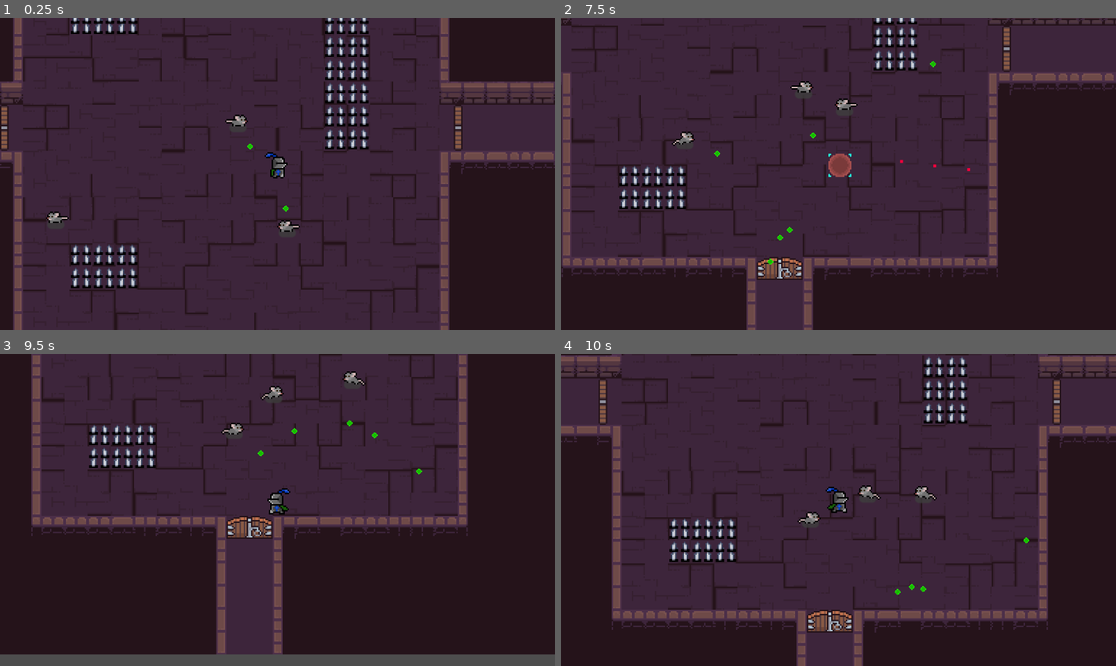
Above: before the commit, frames 1-4 (two rows, left to right).
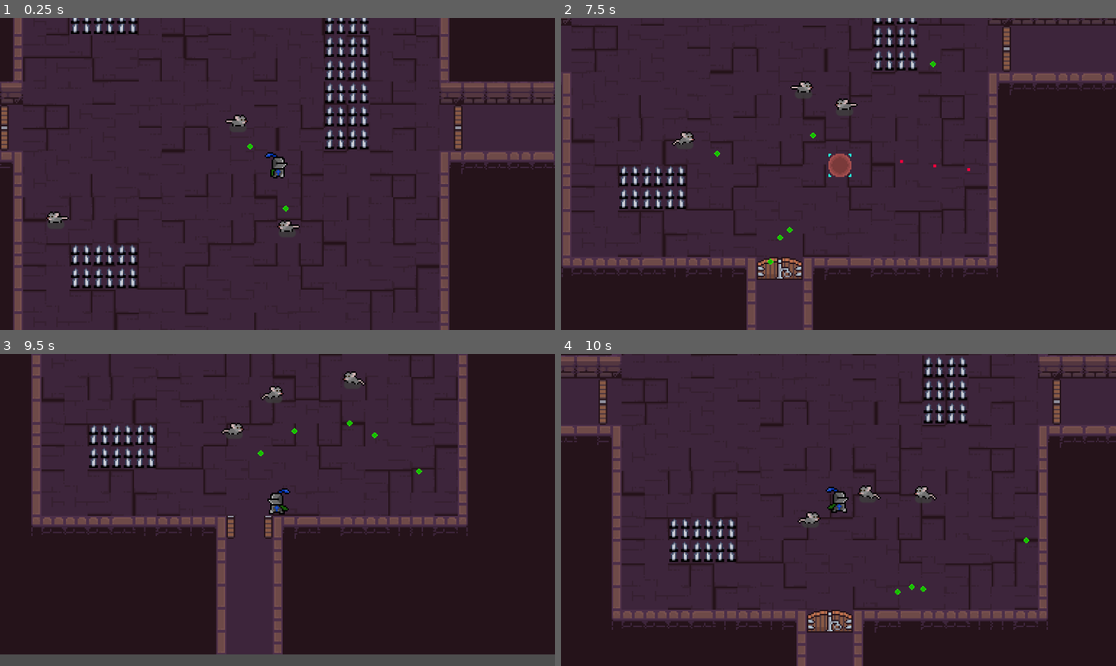
Above: after the commit, the same moments.

Repository: Mlee671/too-many-cats-
Game: Godot game, scene res://main/main.tscn
Same seed, same stepped clock (60 frames per second), same inputs: the game is played once before the commit and once after it.
Inputs (mouse positions are in pixels of both pictures, inside the frame that each line leads up to):
- Up to frame 1 (0.25 s): no input
- Up to frame 2 (7.5 s): move the mouse to (960, 158) at 0.52 s; hold Right (right) 0.53-1.28 s; tap Space (ability) every 2.25 s from 0.6 to 7.35 s; move the mouse to (727, 189) at 1.27 s; hold S (down) 1.28-2.03 s; right-click (727, 189) at 1.35 s; move the mouse to (894, 105) at 2.02 s; press the mouse at (894, 105) at 2.03 s; hold Right (right) 2.03-2.78 s; move the mouse to (810, 236) at 2.77 s; release the mouse at (810, 236) at 2.78 s; hold W (up) 2.78-3.53 s; move the mouse to (1005, 220) at 3.52 s; hold A (left) 3.53-5.03 s; right-click (1005, 220) at 3.6 s; move the mouse to (672, 127) at 4.27 s; click (672, 127) at 4.35 s; move the mouse to (866, 174) at 5.02 s; hold S (down) 5.03-5.78 s; move the mouse to (755, 96) at 5.77 s; hold Right (right) 5.78-6.53 s; right-click (755, 96) at 5.85 s; move the mouse to (960, 158) at 6.52 s; press the mouse at (960, 158) at 6.53 s; hold W (up) 6.53-7.28 s; move the mouse to (727, 189) at 7.27 s; release the mouse at (727, 189) at 7.28 s; hold Right (right) from 7.28 s (still down)
- Up to frame 3 (9.5 s): move the mouse to (333, 441) at 8.02 s; release Right (right) at 8.03 s; hold S (down) 8.03-8.78 s; right-click (333, 441) at 8.1 s; move the mouse to (249, 572) at 8.77 s; hold A (left) from 8.78 s (still down); click (249, 572) at 8.85 s
- Up to frame 4 (10 s): move the mouse to (1005, 556) at 9.52 s; release A (left) at 9.53 s; hold W (up) from 9.53 s (still down); tap Space (ability) at 9.6 s

Frames 1-2 are identical in both runs. In frame 3, 0.5% of the frame differs, in the area x 40-50%, y 51-60%; in frame 4, nothing differs.

Commit message:
Feat: bit scuffed but doors now open and close when your near them and have collision

Diff:
--- /dev/null
+++ b/Room_scenes/room_template.gd
@@ -0,0 +1,64 @@
+extends Node2D
+
+const WEST_DOOR := [Vector2i(7,4),Vector2i(7,5)]
+const EAST_DOOR := [Vector2i(8,4),Vector2i(8,5)]
+const NORTH_DOOR_CLOSED := [Vector2i(6,3),Vector2i(7,3)]
+const SOUTH_DOOR_CLOSED := [Vector2i(6,6),Vector2i(7,6)]
+const NS_DOOR_OPEN := [Vector2i(7,5),Vector2i(8,5)]
+
+
+@onready var objects := $NavRegion/Environment
+
+func _on_west_door_body_entered(body: Node2D) -> void:
+	if body is main_character:
+		var doorway := [Vector2i(-10,-1), Vector2i(-10,0)]
+		for i in 2:
+			objects.set_cell(doorway[i],0,WEST_DOOR[i],1)
+
+func _on_west_door_body_exited(body: Node2D) -> void:
+	if body is main_character:
+		var doorway := [Vector2i(-10,-1), Vector2i(-10,0)]
+		for i in 2:
+			objects.set_cell(doorway[i],0,WEST_DOOR[i],0)
+
+
+func _on_east_door_body_entered(body: Node2D) -> void:
+	if body is main_character:
+		var doorway := [Vector2i(9,-1), Vector2i(9,0)]
+		for i in 2:
+			objects.set_cell(doorway[i],0,EAST_DOOR[i],1)
+
+
+func _on_east_door_body_exited(body: Node2D) -> void:
+	if body is main_character:
+		var doorway := [Vector2i(9,-1), Vector2i(9,0)]
+		for i in 2:
+			objects.set_cell(doorway[i],0,EAST_DOOR[i],0)
+
+
+func _on_north_door_body_entered(body: Node2D) -> void:
+	if body is main_character:
+		var doorway := [Vector2i(-1,-10), Vector2i(0,-10)]
+		for i in 2:
+			objects.set_cell(doorway[i],0,NS_DOOR_OPEN[i],0)
+
+
+func _on_north_door_body_exited(body: Node2D) -> void:
+	if body is main_character:
+		var doorway := [Vector2i(-1,-10), Vector2i(0,-10)]
+		for i in 2:
+			objects.set_cell(doorway[i],0,NORTH_DOOR_CLOSED[i],0)
+
+
+func _on_south_door_body_entered(body: Node2D) -> void:
+	if body is main_character:
+		var doorway := [Vector2i(-1,9), Vector2i(0,9)]
+		for i in 2:
+			objects.set_cell(doorway[i],0,NS_DOOR_OPEN[i],0)
+
+
+func _on_south_door_body_exited(body: Node2D) -> void:
+	if body is main_character:
+		var doorway := [Vector2i(-1,9), Vector2i(0,9)]
+		for i in 2:
+			objects.set_cell(doorway[i],0,SOUTH_DOOR_CLOSED[i],0)
--- a/Room_scenes/room_template.tscn
+++ b/Room_scenes/room_template.tscn
@@ -1,5 +1,6 @@
 [gd_scene format=4 uid="uid://dgyryeova7lit"]
 
+[ext_resource type="Script" uid="uid://j5cwrri58lxh" path="res://Room_scenes/room_template.gd" id="1_l17gk"]
 [ext_resource type="Texture2D" uid="uid://bavgh2guhg0fp" path="res://tilesets/Dungeon_Tileset.png" id="1_x43pv"]
 [ext_resource type="Texture2D" uid="uid://0k7bferun6ck" path="res://tilesets/spikes.png" id="2_x20t4"]
 
@@ -453,21 +454,45 @@
 [sub_resource type="TileSetAtlasSource" id="TileSetAtlasSource_iy2pc"]
 texture = ExtResource("1_x43pv")
 6:3/0 = 0
+6:3/0/physics_layer_0/polygon_0/points = PackedVector2Array(-8, -2.1583042, 8, -2.877739, 8, 8, -8, 8)
 7:3/0 = 0
+7:3/0/physics_layer_0/polygon_0/points = PackedVector2Array(-8, -2.1583042, 8, -2.877739, 8, 8, -8, 8)
 8:3/0 = 0
 9:3/0 = 0
 6:4/0 = 0
+7:4/next_alternative_id = 2
 7:4/0 = 0
+7:4/0/physics_layer_0/polygon_0/points = PackedVector2Array(-8, -8, -3.956892, -8, -3.956892, 8, -8, 8)
+7:4/1 = 1
+7:4/1/transpose = true
+8:4/next_alternative_id = 2
 8:4/0 = 0
+8:4/0/physics_layer_0/polygon_0/points = PackedVector2Array(3.956892, -8, 8, -8, 8, 8, 4.1367493, 8)
+8:4/1 = 1
+8:4/1/flip_h = true
+8:4/1/flip_v = true
+8:4/1/transpose = true
 9:4/0 = 0
 6:5/0 = 0
+7:5/next_alternative_id = 4
 7:5/0 = 0
+7:5/0/physics_layer_0/polygon_0/points = PackedVector2Array(-8, -8, -3.956892, -8, -3.956892, 8, -8, 8)
+7:5/1 = 1
+7:5/1/flip_h = true
+7:5/1/flip_v = true
+7:5/1/transpose = true
+8:5/next_alternative_id = 2
 8:5/0 = 0
+8:5/0/physics_layer_0/polygon_0/points = PackedVector2Array(3.956892, -8, 8, -8, 8, 8, 4.1367493, 8)
+8:5/1 = 1
+8:5/1/transpose = true
 9:5/0 = 0
 4:6/0 = 0
 5:6/0 = 0
 6:6/0 = 0
+6:6/0/physics_layer_0/polygon_0/points = PackedVector2Array(-8, -2.1583042, 8, -2.877739, 8, 8, -8, 8)
 7:6/0 = 0
+7:6/0/physics_layer_0/polygon_0/points = PackedVector2Array(-8, -2.1583042, 8, -2.877739, 8, 8, -8, 8)
 8:6/0 = 0
 4:7/0 = 0
 5:7/0 = 0
@@ -499,10 +524,15 @@
 0:0/0 = 0
 
 [sub_resource type="TileSet" id="TileSet_d2scd"]
+physics_layer_0/collision_layer = 15
 sources/0 = SubResource("TileSetAtlasSource_iy2pc")
 sources/1 = SubResource("TileSetAtlasSource_unu5q")
 
+[sub_resource type="RectangleShape2D" id="RectangleShape2D_unu5q"]
+size = Vector2(32, 32)
+
 [node name="Room_template" type="Node2D" unique_id=760106608]
+script = ExtResource("1_l17gk")
 
 [node name="NavRegion" type="NavigationRegion2D" parent="." unique_id=2019950284]
 navigation_polygon = SubResource("NavigationPolygon_x20t4")
@@ -514,3 +544,48 @@
 [node name="Environment" type="TileMapLayer" parent="NavRegion" unique_id=90514998]
 tile_map_data = PackedByteArray("AAD///b/AAAGAAMAAAAAAPb/AAAHAAMAAAD//wkAAAAGAAYAAAAAAAkAAAAHAAYAAAAJAP//AAAIAAQAAAAJAAAAAAAIAAUAAAD2////AAAHAAQAAAD2/wAAAAAHAAUAAAA=")
 tile_set = SubResource("TileSet_d2scd")
+
+[node name="West_door" type="Area2D" parent="." unique_id=225518144]
+collision_layer = 0
+collision_mask = 3
+monitorable = false
+
+[node name="CollisionShape2D" type="CollisionShape2D" parent="West_door" unique_id=1561475551]
+position = Vector2(-155, -1)
+shape = SubResource("RectangleShape2D_unu5q")
+
+[node name="East_door" type="Area2D" parent="." unique_id=1703263780]
+collision_layer = 0
+collision_mask = 3
+monitorable = false
+
+[node name="CollisionShape2D" type="CollisionShape2D" parent="East_door" unique_id=1225503920]
+position = Vector2(154, 0)
+shape = SubResource("RectangleShape2D_unu5q")
+
+[node name="North_door" type="Area2D" parent="." unique_id=289474314]
+collision_layer = 0
+collision_mask = 3
+monitorable = false
+
+[node name="CollisionShape2D" type="CollisionShape2D" parent="North_door" unique_id=2146460401]
+position = Vector2(0, -152)
+shape = SubResource("RectangleShape2D_unu5q")
+
+[node name="South_door" type="Area2D" parent="." unique_id=1916552762]
+collision_layer = 0
+collision_mask = 3
+monitorable = false
+
+[node name="CollisionShape2D" type="CollisionShape2D" parent="South_door" unique_id=1361741042]
+position = Vector2(0, 151)
+shape = SubResource("RectangleShape2D_unu5q")
+
+[connection signal="body_entered" from="West_door" to="." method="_on_west_door_body_entered"]
+[connection signal="body_exited" from="West_door" to="." method="_on_west_door_body_exited"]
+[connection signal="body_entered" from="East_door" to="." method="_on_east_door_body_entered"]
+[connection signal="body_exited" from="East_door" to="." method="_on_east_door_body_exited"]
+[connection signal="body_entered" from="North_door" to="." method="_on_north_door_body_entered"]
+[connection signal="body_exited" from="North_door" to="." method="_on_north_door_body_exited"]
+[connection signal="body_entered" from="South_door" to="." method="_on_south_door_body_entered"]
+[connection signal="body_exited" from="South_door" to="." method="_on_south_door_body_exited"]
Not shown, added: Room_scenes/room_template.gd.uid
